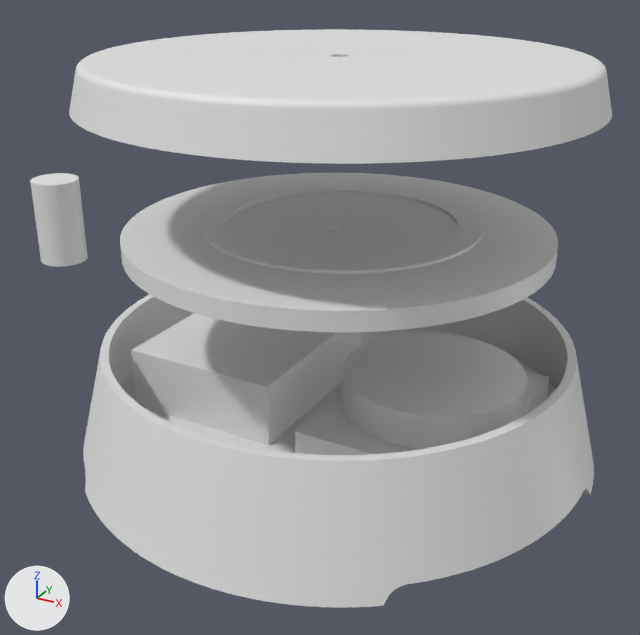
Two versions of the Blender file casing/pod.blend, one commit apart.
Before and after are seen from a camera (50 mm lens) standing at (64.5, -123.5, 72.7) and looking at (-4.0, 1.2, 10.3). The lights are fixed; the arrows at lower left show +X, +Y and +Z.

The first picture shows 'Battery pack', 'Body', 'Bottom', 'Bottom.001', 'Condensator', 'Electronics', 'LED Ring', 'Piezo element', 'Top'.
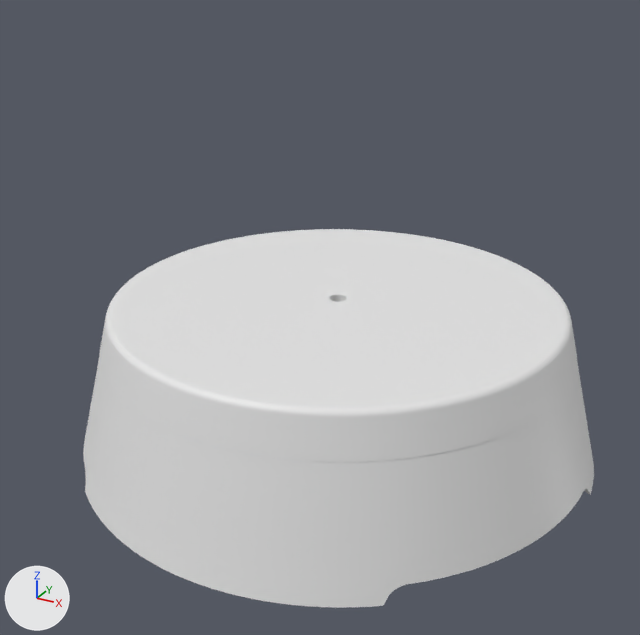
Not drawn themselves, but carrying or shaping drawn objects: ob_cutoff_top, ob_led_ring_cutout, ob_side_cutout, ob_side_cutout_001, ob_side_cutout_002, ob_cylinder_top_cut, ob_cylinder_inside_top_cut, ob_cylinder_inside_top_cut_001.

The edits, one by one:
Mesh me_cylinder_010 is new.
It is a 64-sided cylinder along z spanning x -40.0..40.0, y -40.0..40.0, z -5.0..5.0.
Mesh me_cube_007 is new.
It is a box spanning x -1.0..1.0, y -1.0..1.0, z -1.0..1.0.
Object 'Battery pack' (ob_battery_pack) is now hidden.
Object 'Piezo element' (ob_piezo_element) is now hidden.
Object 'LED Ring' (ob_led_ring) moves from (-0.1, 1.5, 27.6) to (0.0, 0.0, 27.6).
Object 'LED Ring' (ob_led_ring) is rescaled from (0.5, 0.5, 0.5) to (0.522, 0.522, 0.5).
Object 'LED Ring' (ob_led_ring) is now hidden.
Object 'LED Ring cutout' (ob_led_ring_cutout) moves from (-0.0822, 1.464, 27.75) to (0.0, 0.0, 27.75).
Object 'LED Ring cutout' (ob_led_ring_cutout) is rescaled from (0.5, 0.5, 0.5) to (0.395, 0.395, 0.5).
Object 'Bottom.001' (ob_bottom_001) gains a BOOLEAN modifier named 'Boolean.002'.
Modifier setting: object = ob_side_cutout.
Object 'Bottom.001' (ob_bottom_001) gains a BOOLEAN modifier named 'Boolean.003'.
Modifier setting: object = ob_side_cutout_001.
Object 'Bottom.001' (ob_bottom_001) gains a BOOLEAN modifier named 'Boolean.004'.
Modifier setting: object = ob_side_cutout_002.
Object 'Bottom.001' (ob_bottom_001) is now hidden.
Object 'Cutoff top' (ob_cutoff_top) is deleted.
Object 'Top' (ob_top) moves from (0.0, 0.0, 45.3) to (0.0, 0.0, 5.5).
Object 'Top' (ob_top) is rescaled from (0.485, 0.485, 0.485) to (0.48, 0.48, 0.485).
Object 'Top' (ob_top) has a BOOLEAN modifier named 'Boolean'.
On modifier 'Boolean' of object 'Top' (ob_top), object goes from ob_cutoff_top to ob_cylinder_top_cut.
Object 'Top' (ob_top) gains a BOOLEAN modifier named 'Boolean.002'.
Modifier setting: object = ob_cylinder_inside_top_cut_001.
Object 'Electronics' (ob_electronics) is rescaled from (1.12, 1.36, 0.44) to (1.2, 1.2, 0.44).
Object 'Electronics' (ob_electronics) is now hidden.
Object 'Condensator' (ob_condensator) is now hidden.
Object 'Cylinder inside top cut.001' (ob_cylinder_inside_top_cut_001) is new; it shows me_cylinder_010.
Its location is (0.0, 0.0, 7.878).
Its scale is (0.875, 0.875, 0.8).
It is now shown.
Object 'Cylinder top cut' (ob_cylinder_top_cut) is new; it shows me_cylinder_010.
Its location is (0.0, 0.0, -1.56).
Its scale is (1.12, 1.12, 2.0).
It gains a BOOLEAN modifier named 'Boolean'.
Modifier setting: object = ob_cylinder_inside_top_cut.
It is now shown.
Object 'Cylinder inside top cut' (ob_cylinder_inside_top_cut) is new; it shows me_cylinder_010.
Its location is (0.0, 0.0, 7.878).
Its scale is (0.938, 0.938, 0.5).
It is now shown.
Object 'Side cutout.002' (ob_side_cutout_002) is new; it shows me_cube_007.
Its location is (-26.0, -0.0304, 27.02).
Its rotation in degrees is (0, 0, 90).
Its scale is (1.0, 11.1, 2.5).
It is now shown.
Object 'Side cutout' (ob_side_cutout) is new; it shows a copy of me_cube_007.
Its location is (0.0, -26.06, 27.02).
Its scale is (1.0, 11.1, 2.5).
It is now shown.
Object 'Side cutout.001' (ob_side_cutout_001) is new; it shows a copy of me_cube_007.
Its location is (25.97, -0.0304, 27.02).
Its rotation in degrees is (0, 0, 90).
Its scale is (1.0, 11.1, 2.5).
It is now shown.

Pixel boxes [x1, y1, x2, y2] of what changed, in the pictures (640 x 635 px):
'Top', reshaped, moved, rescaled, modifiers changed (12% narrower, 72% taller): before [69, 29, 612, 164]; after [99, 229, 577, 462]
'Bottom.001', hidden, added: before [120, 173, 558, 332]
'Electronics', hidden: before [131, 313, 361, 445]
'Piezo element', hidden: before [342, 333, 527, 449]
'LED Ring', hidden: before [201, 185, 483, 274]
'Condensator', hidden: before [30, 173, 88, 267]
'Battery pack', hidden: before [295, 371, 549, 455]
'Bottom', unchanged, covered by the edit: before [120, 326, 556, 453]
